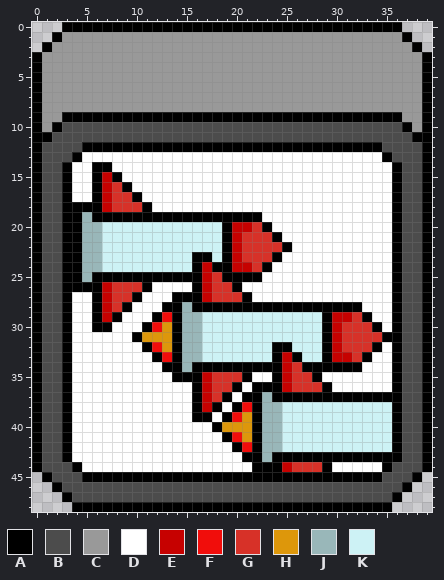
One commit to this pixel-art sprite: Powerups/rof_upgrade.png. Above, as it was before the edit.
The file is 40x49 pixels.
Palette (. is transparent): A #000000  B #4c4c4c  C #999999  D #ffffff  E #c60100  F #f10d0b  G #d73128  H #dd970b  J #99b7b9  K #cdf2f5
Pixels before, first column x 0:
 0 ...AAAAAAAAAAAAAAAAAAAAAAAAAAAAAAAAAA...
 1 ..ACCCCCCCCCCCCCCCCCCCCCCCCCCCCCCCCCCA..
 2 .ACCCCCCCCCCCCCCCCCCCCCCCCCCCCCCCCCCCCA.
 3 ACCCCCCCCCCCCCCCCCCCCCCCCCCCCCCCCCCCCCCA
 4 ACCCCCCCCCCCCCCCCCCCCCCCCCCCCCCCCCCCCCCA
 5 ACCCCCCCCCCCCCCCCCCCCCCCCCCCCCCCCCCCCCCA
 6 ACCCCCCCCCCCCCCCCCCCCCCCCCCCCCCCCCCCCCCA
 7 ACCCCCCCCCCCCCCCCCCCCCCCCCCCCCCCCCCCCCCA
 8 ACCCCCCCCCCCCCCCCCCCCCCCCCCCCCCCCCCCCCCA
 9 ACCAAAAAAAAAAAAAAAAAAAAAAAAAAAAAAAAAACCA
10 ACABBBBBBBBBBBBBBBBBBBBBBBBBBBBBBBBBBACA
11 AABBBBBBBBBBBBBBBBBBBBBBBBBBBBBBBBBBBBAA
12 ABBBBAAAAAAAAAAAAAAAAAAAAAAAAAAAAAABBBBA
13 ABBBADDDDDDDDDDDDDDDDDDDDDDDDDDDDDDABBBA
14 ABBADDAADDDDDDDDDDDDDDDDDDDDDDDDDDDDABBA
15 ABBADDAEADDDDDDDDDDDDDDDDDDDDDDDDDDDABBA
16 ABBADDAEGADDDDDDDDDDDDDDDDDDDDDDDDDDABBA
17 ABBADDAEGGADDDDDDDDDDDDDDDDDDDDDDDDDABBA
18 ABBAAAAEGGGADDDDDDDDDDDDDDDDDDDDDDDDABBA
19 ABBAAJAAAAAAAAAAAAAAAAADDDDDDDDDDDDDABBA
20 ABBAAJJKKKKKKKKKKKKAEEGADDDDDDDDDDDDABBA
21 ABBAAJJKKKKKKKKKKKKAEGGGADDDDDDDDDDDABBA
22 ABBAAJJKKKKKKKKKKKKAEGGGGADDDDDDDDDDABBA
23 ABBAAJJKKKKKKKKKAAKAEGGGADDDDDDDDDDDABBA
24 ABBAAJJKKKKKKKKKAEAAEEGADDDDDDDDDDDDABBA
25 ABBAAJAAAAAAAAAAAEGAAAADDDDDDDDDDDDDABBA
26 ABBAAAAEGGGADDDDAEGGADDDDDDDDDDDDDDDABBA
27 ABBADDAEGGADDDAAAEGGGADDDDDDDDDDDDDDABBA
28 ABBADDAEGADDDAAJAAAAAAAAAAAAAAAAADDDABBA
29 ABBADDAEADDDAFAJJKKKKKKKKKKKKAEEGADDABBA
30 ABBADDAADDDAFHAJJKKKKKKKKKKKKAEGGGADABBA
31 ABBADDDDDDAHHHAJJKKKKKKKKKKKKAEGGGGAABBA
32 ABBADDDDDDDAFHAJJKKKKKKKAAKKKAEGGGADABBA
33 ABBADDDDDDDDAFAJJKKKKKKKAEAKKAEEGADDABBA
34 ABBADDDDDDDDDAAJAAAAAAAAAEGAAAAAADDDABBA
35 ABBADDDDDDDDDDAAAEGGGADDAEGGADDDDDDDABBA
36 ABBADDDDDDDDDDDDAEGGADAAAEGGGADDDDDDABBA
37 ABBADDDDDDDDDDDDAEGADAAJAAAAAAAAAAAAABBA
38 ABBADDDDDDDDDDDDAEADAFAJJKKKKKKKKKKKABBA
39 ABBADDDDDDDDDDDDAADAFHAJJKKKKKKKKKKKABBA
40 ABBADDDDDDDDDDDDDDAHHHAJJKKKKKKKKKKKABBA
41 ABBADDDDDDDDDDDDDDDAFHAJJKKKKKKKKKKKABBA
42 ABBADDDDDDDDDDDDDDDDAFAJJKKKKKKKKKKKABBA
43 ABBADDDDDDDDDDDDDDDDDAAJAAAAAAAAAAAAABBA
44 ABBBADDDDDDDDDDDDDDDDDAAAEGGGADDDDDABBBA
45 .ABBBAAAAAAAAAAAAAAAAAAAAAAAAAAAAAABBBA.
46 ..ABBBBBBBBBBBBBBBBBBBBBBBBBBBBBBBBBBA..
47 ...ABBBBBBBBBBBBBBBBBBBBBBBBBBBBBBBBA...
48 ....AAAAAAAAAAAAAAAAAAAAAAAAAAAAAAAA....
Once edited:
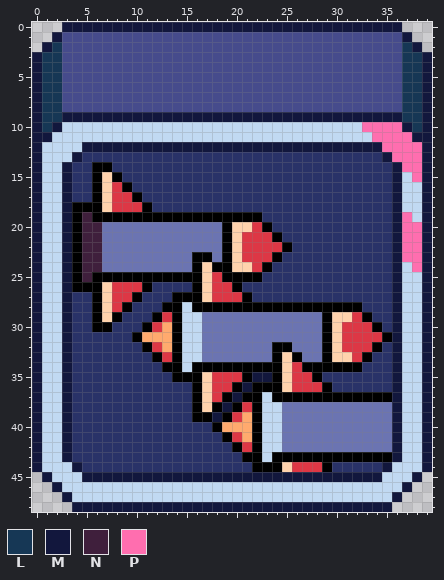
Colours new in this view: L #163755  M #12173d  N #3f1f3c  P #ff6eaf
Difference:
colour B: #4c4c4c -> #c1d9f2
colour C: #999999 -> #464b8c
colour D: #ffffff -> #293268
colour E: #c60100 -> #ffd3ad
colour G: #d73128 -> #dd3745
colour H: #dd970b -> #ffaa6e
colour K: #cdf2f5 -> #6b74b2
y 0: x 3..36 AAAAAAAAAAAAAAAAAAAAAAAAAAAAAAAAAA -> MMMMMMMMMMMMMMMMMMMMMMMMMMMMMMMMMM
y 1: x 2 A -> M; x 37 A -> M
y 2: x 1..2 AC -> ML; x 37..38 CA -> LM
y 3..8: x 0..2 ACC -> MLL; x 37..39 CCA -> LLM
y 9: x 0..39 ACCAAAAAAAAAAAAAAAAAAAAAAAAAAAAAAAAAACCA -> MLLMMMMMMMMMMMMMMMMMMMMMMMMMMMMMMMMMMLLM
y 10: x 0..2 ACA -> MLM; x 33..39 BBBBACA -> PPPPMLM
y 11: x 0..1 AA -> MM; x 34..39 BBBBAA -> PPPPMM
y 12: x 0 A -> M; x 5..39 AAAAAAAAAAAAAAAAAAAAAAAAAAAAAABBBBA -> MMMMMMMMMMMMMMMMMMMMMMMMMMMMMMPPPPM
y 13: x 0 A -> M; x 4 A -> M; x 35..39 ABBBA -> MPPPM
y 14: x 0 A -> M; x 3 A -> M; x 36..39 ABBA -> MPPM
y 15: x 0 A -> M; x 3 A -> M; x 36 A -> M; x 38..39 BA -> PM
y 16..18: x 0 A -> M; x 3 A -> M; x 36 A -> M; x 39 A -> M
y 19: x 0 A -> M; x 3 A -> M; x 5 J -> N; x 36..37 AB -> MP; x 39 A -> M
y 20..23: x 0 A -> M; x 3 A -> M; x 5..6 JJ -> NN; x 36..39 ABBA -> MPPM
y 24: x 0 A -> M; x 3 A -> M; x 5..6 JJ -> NN; x 36 A -> M; x 38..39 BA -> PM
y 25: x 0 A -> M; x 3 A -> M; x 5 J -> N; x 36 A -> M; x 39 A -> M
y 26..27: x 0 A -> M; x 3 A -> M; x 36 A -> M; x 39 A -> M
y 28: x 0 A -> M; x 3 A -> M; x 15 J -> B; x 36 A -> M; x 39 A -> M
y 29: x 0 A -> M; x 3 A -> M; x 13 F -> G; x 15..16 JJ -> BB; x 36 A -> M; x 39 A -> M
y 30: x 0 A -> M; x 3 A -> M; x 12 F -> G; x 15..16 JJ -> BB; x 36 A -> M; x 39 A -> M
y 31: x 0 A -> M; x 3 A -> M; x 15..16 JJ -> BB; x 36 A -> M; x 39 A -> M
y 32: x 0 A -> M; x 3 A -> M; x 12 F -> G; x 15..16 JJ -> BB; x 36 A -> M; x 39 A -> M
y 33: x 0 A -> M; x 3 A -> M; x 13 F -> G; x 15..16 JJ -> BB; x 36 A -> M; x 39 A -> M
y 34: x 0 A -> M; x 3 A -> M; x 15 J -> B; x 36 A -> M; x 39 A -> M
y 35: x 0 A -> M; x 3 A -> M; x 22..23 DD -> MM; x 36 A -> M; x 39 A -> M
y 36: x 0 A -> M; x 3 A -> M; x 21 D -> M; x 36 A -> M; x 39 A -> M
y 37: x 0 A -> M; x 3 A -> M; x 20 D -> M; x 23 J -> B; x 36 A -> M; x 39 A -> M
y 38: x 0 A -> M; x 3 A -> M; x 19 D -> M; x 21 F -> G; x 23..24 JJ -> BB; x 36 A -> M; x 39 A -> M
y 39: x 0 A -> M; x 3 A -> M; x 18 D -> M; x 20 F -> G; x 23..24 JJ -> BB; x 36 A -> M; x 39 A -> M
y 40: x 0 A -> M; x 3 A -> M; x 23..24 JJ -> BB; x 36 A -> M; x 39 A -> M
y 41: x 0 A -> M; x 3 A -> M; x 20 F -> G; x 23..24 JJ -> BB; x 36 A -> M; x 39 A -> M
y 42: x 0 A -> M; x 3 A -> M; x 21 F -> G; x 23..24 JJ -> BB; x 36 A -> M; x 39 A -> M
y 43: x 0 A -> M; x 3 A -> M; x 23 J -> B; x 36 A -> M; x 39 A -> M
y 44: x 0 A -> M; x 4 A -> M; x 35 A -> M; x 39 A -> M
y 45: x 1 A -> M; x 5..34 AAAAAAAAAAAAAAAAAAAAAAAAAAAAAA -> MMMMMMMMMMMMMMMMMMMMMMMMMMMMMM; x 38 A -> M
y 46: x 2 A -> M; x 37 A -> M
y 47: x 3 A -> M; x 36 A -> M
y 48: x 4..35 AAAAAAAAAAAAAAAAAAAAAAAAAAAAAAAA -> MMMMMMMMMMMMMMMMMMMMMMMMMMMMMMMM
Where, in picture pixels (left, top, right, bottom), the same in both pictures:
changed: (32, 22, 432, 512)
